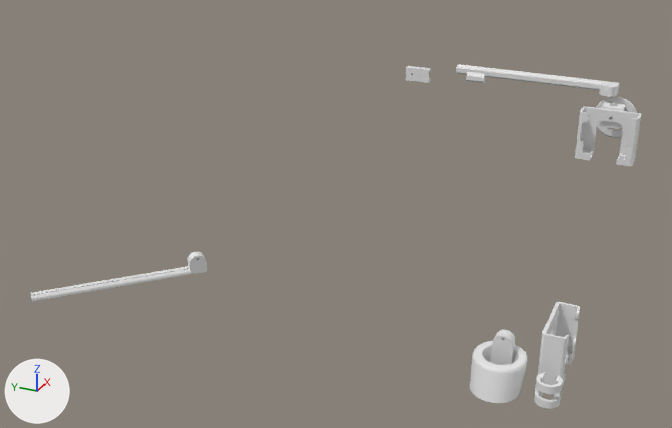
One commit to the Blender file PhoneHolder/phoneholder.blend: the scene before it, then after it.
Camera for both pictures: a 50 mm camera at (-136.7, -16.7, 65.6) aimed at (-27.0, 32.6, 10.8). Arrows for +X, +Y and +Z are at lower left; the lights stay in place.

The first picture shows 'A.001', 'A.002', 'A.003', 'B.002', 'MonitorA', 'MountB', 'MountB.001'.
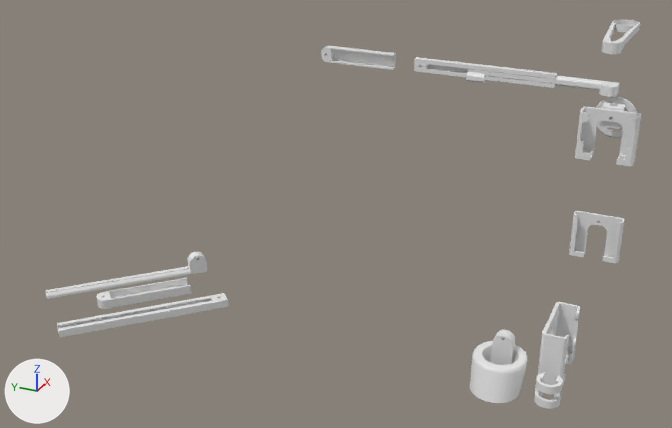
Location of each change, [x1, y1, x2, y2] in pixels of the pictures (672 x 428 px; the box of a moved part takes in the faces that stretch with it):
'MonitorA.001', added
    after: [57, 293, 229, 338]
'MonitorA', reshaped, moved, turned
    before: [406, 66, 431, 83]
    after: [414, 57, 557, 88]
'A.003', reshaped (8% narrower)
    before: [31, 252, 207, 301]
    after: [45, 252, 207, 299]
'MountA', shown
    after: [569, 211, 624, 263]
'MonitorA.003', added
    after: [96, 278, 191, 309]
'MonitorA.002', added
    after: [321, 46, 396, 70]
'Cylinder.001', added
    after: [602, 20, 640, 54]
part 1 of me_cube_001, moved or reshaped
    before: [406, 67, 431, 83]
    after: [57, 59, 557, 338]
part 2 of me_tubus_008, moved or reshaped
    before: [31, 64, 560, 301]
    after: [45, 69, 560, 299]

What the commit changed:
me_cube_001 is used by ob_monitora; location (0.0, 0.0, 23.8).
me_cube_001 had 166 vertices, 90 faces and spanned x -0.5..0.54, y 28.5..32.35, z -0.54..1.54.
me_cube_001 now has 168 vertices, 92 faces and spans x -0.5..0.54, y 9.5..32.35, z -0.54..1.54.
Part 1, on me_cube_001:
146 vertices are removed from x -0.5..0.54, y 28.5..31.96, z -0.54..1.54.
86 faces are deleted.
66 vertices are added at x -0.5..0.17, y 30.66..31.96, z -0.15..1.15.
16 new vertices lie (0.0, -20.77, 0.0) away from vertices in x -0.5..0.54, y 30.27, z -0.54..1.54.
34 new vertices lie (0.67, 0.0, 0.0) away from vertices in x -0.5, y 30.66..31.96, z -0.15..1.15.
32 new vertices lie (0.37, 0.0, 0.0) away from vertices in x 0.17, y 31.07..31.56, z 0.25..0.75.
88 new faces join them.
me_tubus_008 is used by ob_a_002; location (0.0, 0.0, 0.0).
me_tubus_008 had 124 vertices, 65 faces and spanned x 1.4..4.2, y 0.1..25.3, z 24.0..25.5.
me_tubus_008 now has 123 vertices, 65 faces and spans x 1.4..4.2, y 0.1..23.3, z 24.0..25.5.
Part 2, on me_tubus_008:
1 vertex is removed from x 1.7, y 2.2, z 24.0.
3 faces are deleted.
12 vertices in x 3.4..4.2, y 25.3, z 24.0..25.5 move by (0.0, -2.0, 0.0).
3 new faces join them.
Mesh me_cylinder_001 is new.
It has 238 vertices, 127 faces and spans x -13.08..1.9, y -1.9..1.9, z -3.36..-1.89.
Mesh me_cube_000 is new.
It has 171 vertices, 102 faces and spans x -0.73..0.54, y 26.0..38.93, z -0.76..1.77.
Object 'MonitorA' (ob_monitora) moves from (0.0, 0.0, 23.8) to (3.9, 0.0, 25.3).
Object 'MonitorA' (ob_monitora) turns from (0, 0, 0) to (0, 180, 0) degrees about x, y and z.
Object 'MountA' (ob_mounta) is now shown.
Object 'Cylinder.001' (ob_cylinder_001) is new; it shows me_cylinder_001.
Its location is (2.2, 0.0, 36.9).
Object 'MonitorA.003' (ob_monitora_003) is new; it shows me_cube_000.
Its location is (-19.2, 32.8, 0.7).
Its rotation in degrees is (45, 270, 0).
Object 'MonitorA.002' (ob_monitora_002) is new; it shows me_cube_000.
Its location is (3.9, 10.1, 25.3).
Its rotation in degrees is (0, 180, 0).
Object 'MonitorA.001' (ob_monitora_001) is new; it shows me_cube_001.
Its location is (-62.4, 66.5, 0.5).
Its rotation in degrees is (225, 270, 0).
